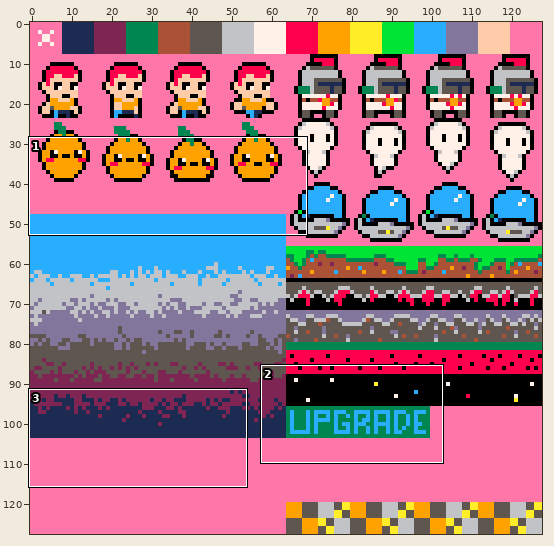
One commit to this sprite sheet: spritesheet.png. Above, an overview of the earlier version with the close-up marked.
Close-up. Earlier state:
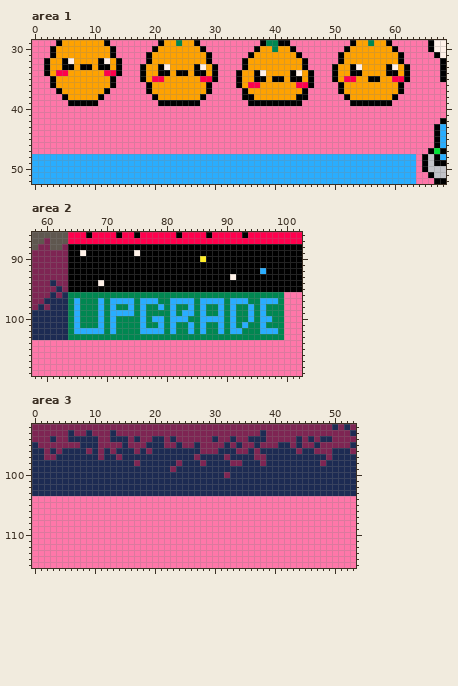
The file is 128x128 pixels. Shown: area 1: x 0..68, y 29..52; area 2: x 58..102, y 86..109; area 3: x 0..53, y 92..115.
After:
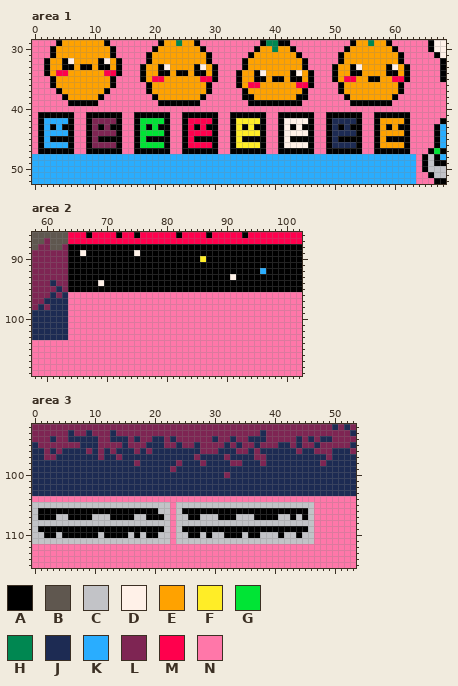
Palette (. is transparent): A #000000  B #5f574f  C #c2c3c7  D #fff1e8  E #ffa200  F #ffed27  G #00e435  H #008751  J #1d2b53  K #29adff  L #7e2553  M #ff004d  N #ff77a9
Commit: add chat head animation
What changed:
Changed rows in their new state; - is an unchanged pixel.
Area 1:
first column x 1:
41 AAAAAA--AAAAAA--AAAAAA--AAAAAA--AAAAAA--AAAAAA--AAAAAA--AAAAAA
42 AKKKKA--ALLLLA--AGGGGA--AMMMMA--AFFFFA--ADDDDA--AJJJJA--AEEEEA
43 AKAKAA--ALALAA--AGAGAA--AMAMAA--AFAFAA--ADADAA--AJAJAA--AEAEAA
44 AKKKKA--ALLLLA--AGGGGA--AMMMMA--AFFFFA--ADDDDA--AJJJJA--AEEEEA
45 AKAAAA--ALAAAA--AGAAAA--AMAAAA--AFAAAA--ADAAAA--AJAAAA--AEAAAA
46 AKKKKA--ALLLLA--AGGGGA--AMMMMA--AFFFFA--ADDDDA--AJJJJA--AEEEEA
47 AAAAAA--AAAAAA--AAAAAA--AAAAAA--AAAAAA--AAAAAA--AAAAAA--AAAAAA
Area 2:
first column x 64:
 96 NNNNNNNNNNNNNNNNNNNNNNNNNNNNNNNNNNNN
 97 NNNNNNNNNNNNNNNNNNNNNNNNNNNNNNNNNNNN
 98 NNNNNNNNNNNNNNNNNNNNNNNNNNNNNNNNNNNN
 99 NNNNNNNNNNNNNNNNNNNNNNNNNNNNNNNNNNNN
100 NNNNNNNNNNNNNNNNNNNNNNNNNNNNNNNNNNNN
101 NNNNNNNNNNNNNNNNNNNNNNNNNNNNNNNNNNNN
102 NNNNNNNNNNNNNNNNNNNNNNNNNNNNNNNNNNNN
103 NNNNNNNNNNNNNNNNNNNNNNNNNNNNNNNNNNNN
Area 3:
first column x 0:
105 CCCCCCCCCCCCCCCCCCCCCCC-CCCCCCCCCCCCCCCCCCCCCCC
106 CAAAAAAAAAAAAAAAAAAAACC-CAAAAAAAAAAAAAAAAAAAAAC
107 CAAACCAAAACCCAAAACCAAAC-CCAACCCAAACCCAAAACCACAC
108 CCCCCCCCCCCCCCCCCCCCCCC-CCCCCCCCCCCCCCCCCCCCCCC
109 CAAAAAAAAAAAAAAAAAAAAAC-CAAAAAAAAAAAAAAAAAAAAAC
110 CCAACAAAAAACAAAACACAACC-CCAACACCAAACAACCCACCACC
111 CCCCCCCCCCCCCCCCCCCCCCC-CCCCCCCCCCCCCCCCCCCCCCC
